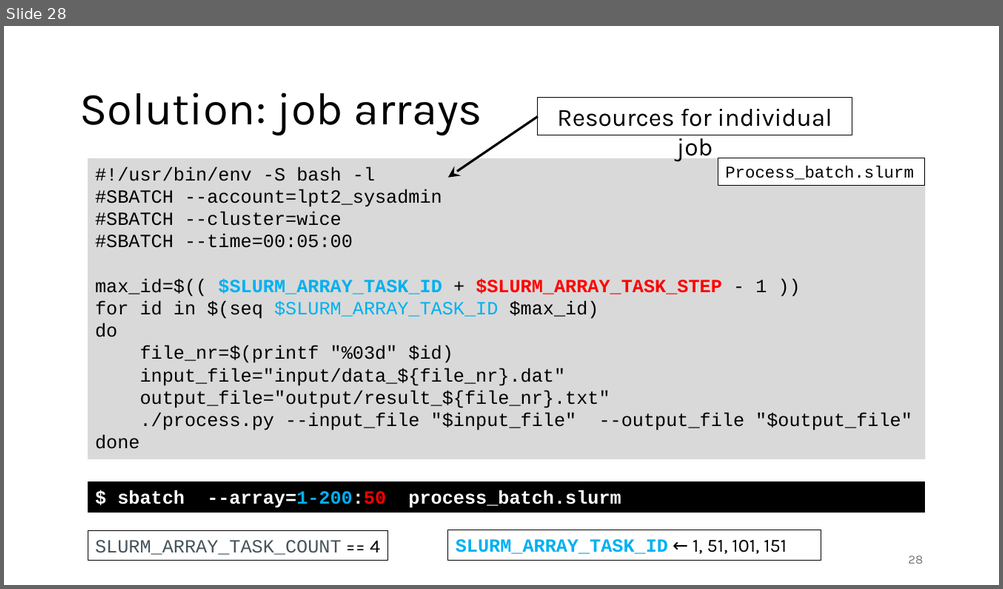
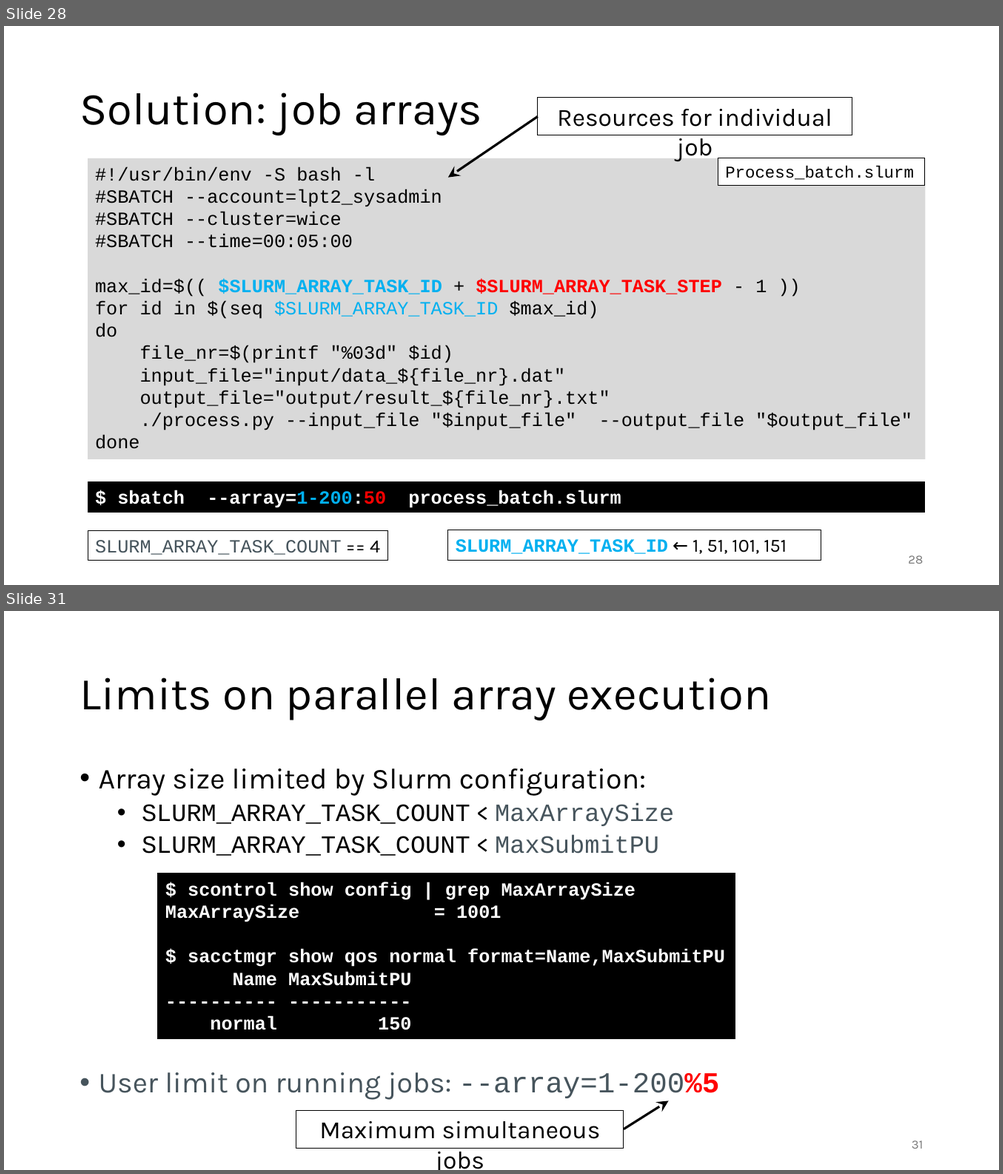
Before and after one commit to gjbex/Workflows-for-HPC, a slide deck: workflow_for_HPC.pptx. Shown one above the other, each under a label of ours: slide 28 before the commit, slides 28 and 31 after it; the slides between them are not shown. The pictures are 1003x589 and 1003x1174 pixels, drawn with LibreOffice and Linux fonts; fonts in the diff are those of the drawing. Boxes give left, top, right and bottom in pixels: in the first picture for what was removed or moved away, otherwise in the second. Text is boxed around its words. In the diff, an @@ line names an element or a change of style, - is before the commit and + after.

Commit message:
Add slide on maximum job array size

```diff
--- a/workflow_for_HPC.pptx
+++ b/workflow_for_HPC.pptx
@@ slide 31 added at (x1=4, y1=611, x2=999, y2=1170), background #FFFFFF @@
@@ title added at (x1=79, y1=678, x2=771, y2=721), 44 pt, text #000000 @@
+Limits on parallel array execution
@@ text added at (x1=99, y1=769, x2=719, y2=1100), 28 pt, text #000000 @@
+• Array size limited by Slurm configuration:
+  • SLURM_ARRAY_TASK_COUNT < MaxArraySize
+  • SLURM_ARRAY_TASK_COUNT < MaxSubmitPU
+• User limit on running jobs: --array=1-200%5
@@ rectangle added at (x1=158, y1=874, x2=734, y2=1039), fill #000000, outline #000000 0.75 pt, 18 pt, text #FFFFFF, bold @@
+$ scontrol show config | grep MaxArraySize
+MaxArraySize = 1001
+$ sacctmgr show qos normal format=Name,MaxSubmitPU
+Name MaxSubmitPU
+---------- -----------
+normal 150
@@ rectangle added at (x1=296, y1=1111, x2=624, y2=1148), outline #000000 0.75 pt, 24 pt, text #000000 @@
+Maximum simultaneous jobs
@@ arrow added from (623, 1130) to (668, 1101), #000000 2.25 pt @@
@@ page number added at (x1=911, y1=1141, x2=922, y2=1149), 12 pt, text #797979 @@
+31
```
Also in this commit, not shown: 2 other slides added.
